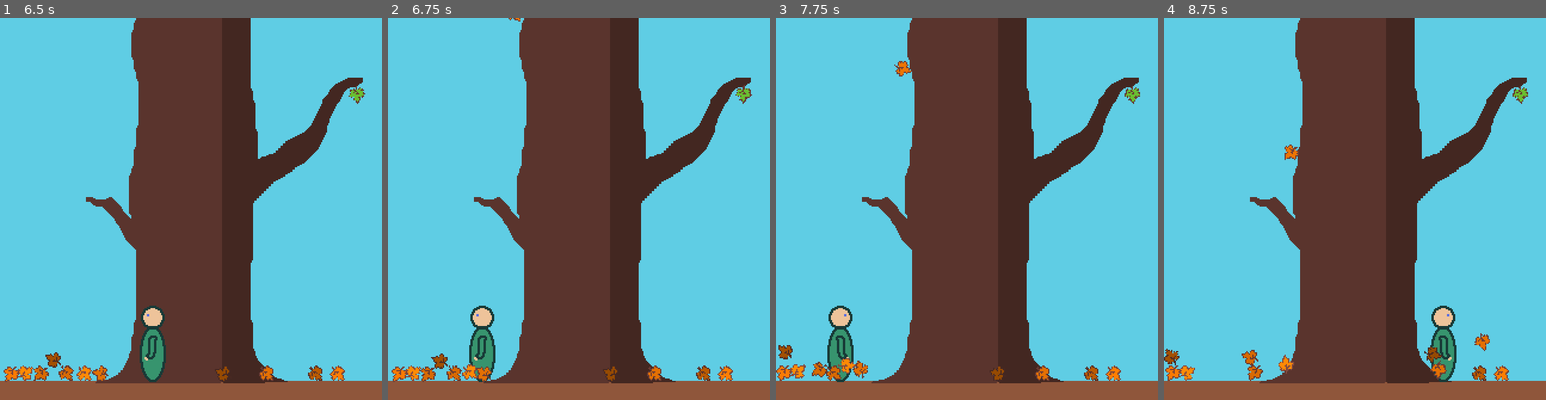
Above: before the commit, frames 1-4 (left to right).
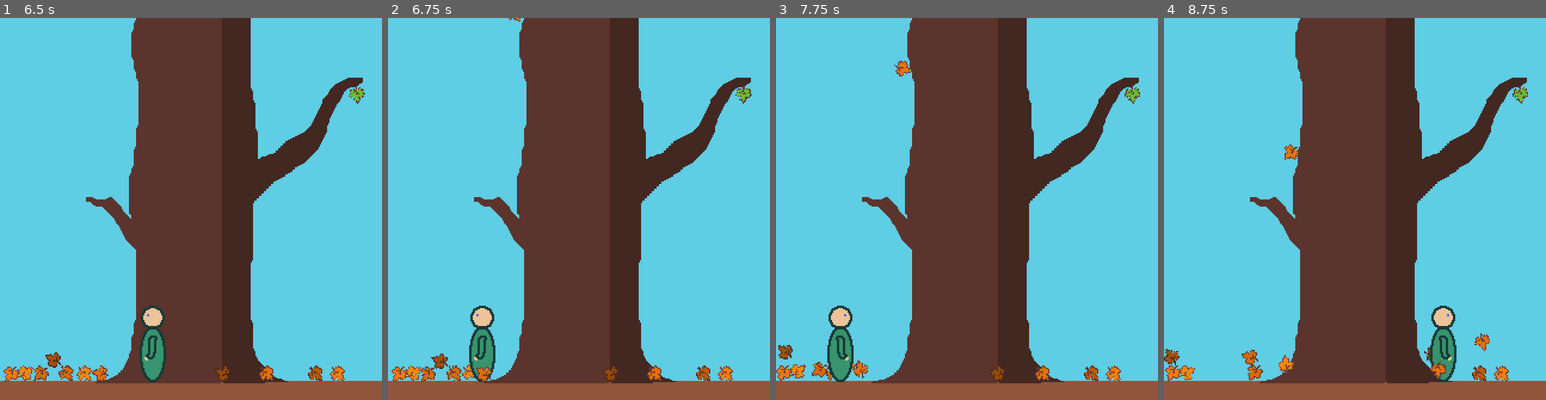
Above: after the commit, the same moments.

Repository: FluffySpectre/playintheleaves
Game: Godot game, scene res://game.tscn
Same seed, same stepped clock (60 frames per second), same inputs: the game is played once before the commit and once after it.
Inputs:
- Up to frame 1 (6.5 s): hold Shift (run) 0.53-1.28 s; hold D (right) 0.53-2.03 s; tap Space (jump) at 0.77, 1.52, 3.02, 3.77, 4.52, 6.02 s; tap Shift (run) every 1.5 s from 1.35 to 5.85 s; hold A (left) 2.03-2.78 s; hold Shift (run) 2.03-2.78 s; hold D (right) 2.78-4.28 s; hold Shift (run) 3.53-4.28 s; hold A (left) 4.28-5.03 s; hold D (right) 5.03-5.78 s; hold Shift (run) 5.03-5.78 s; hold A (left) from 5.78 s (still down)
- Up to frame 2 (6.75 s): keep holding A (left); hold Shift (run) from 6.53 s (still down)
- Up to frame 3 (7.75 s): tap Space (jump) at 6.77, 7.52 s; release A (left) at 7.28 s; release Shift (run) at 7.28 s; hold D (right) from 7.28 s (still down); tap Shift (run) at 7.35 s
- Up to frame 4 (8.75 s): keep holding D (right); hold Shift (run) from 8.03 s (still down)

Frame 1 is identical in both runs. In frame 2, less than 0.1% of the frame differs, in the area x 21-24%, y 90-95%; in frame 3, 0.2%, in the area x 13-21%, y 89-95%; in frame 4, less than 0.1%.

Commit message:
Added random z-index to leafs

Diff:
--- a/game.tscn
+++ b/game.tscn
@@ -62,6 +62,7 @@
 script = ExtResource("18_5xbia")
 
 [node name="Background" type="Sprite2D" parent="."]
+z_index = -2
 texture = ExtResource("1_7q0dq")
 
 [node name="Leafs" type="Node" parent="."]
--- a/scenes/leaf_rigid.tscn
+++ b/scenes/leaf_rigid.tscn
@@ -1,5 +1,6 @@
-[gd_scene load_steps=5 format=3 uid="uid://cjibll2twb7tt"]
+[gd_scene load_steps=6 format=3 uid="uid://cjibll2twb7tt"]
 
+[ext_resource type="Script" path="res://scripts/set_random_z_index.gd" id="1_b72v7"]
 [ext_resource type="Texture2D" uid="uid://hhae2gykthx0" path="res://sprites/leaf.png" id="1_kan34"]
 [ext_resource type="Texture2D" uid="uid://jsmr8sckk8p4" path="res://sprites/leaf-16x16.png" id="1_up7pm"]
 [ext_resource type="Script" path="res://scripts/destroy_if_offscreen.gd" id="2_8x61r"]
@@ -10,6 +11,8 @@
 collision_mask = 2
 mass = 0.01
 gravity_scale = 0.03
+script = ExtResource("1_b72v7")
+possible_indizes = Array[int]([0, -1])
 
 [node name="CollisionPolygon2D" type="CollisionPolygon2D" parent="."]
 scale = Vector2(0.5, 0.5)
--- /dev/null
+++ b/scripts/set_random_z_index.gd
@@ -0,0 +1,7 @@
+class_name SetRandomZIndex extends Node2D
+
+@export var possible_indizes: Array[int] = []
+
+# Called when the node enters the scene tree for the first time.
+func _ready():
+	z_index = possible_indizes[randi() % possible_indizes.size()]
